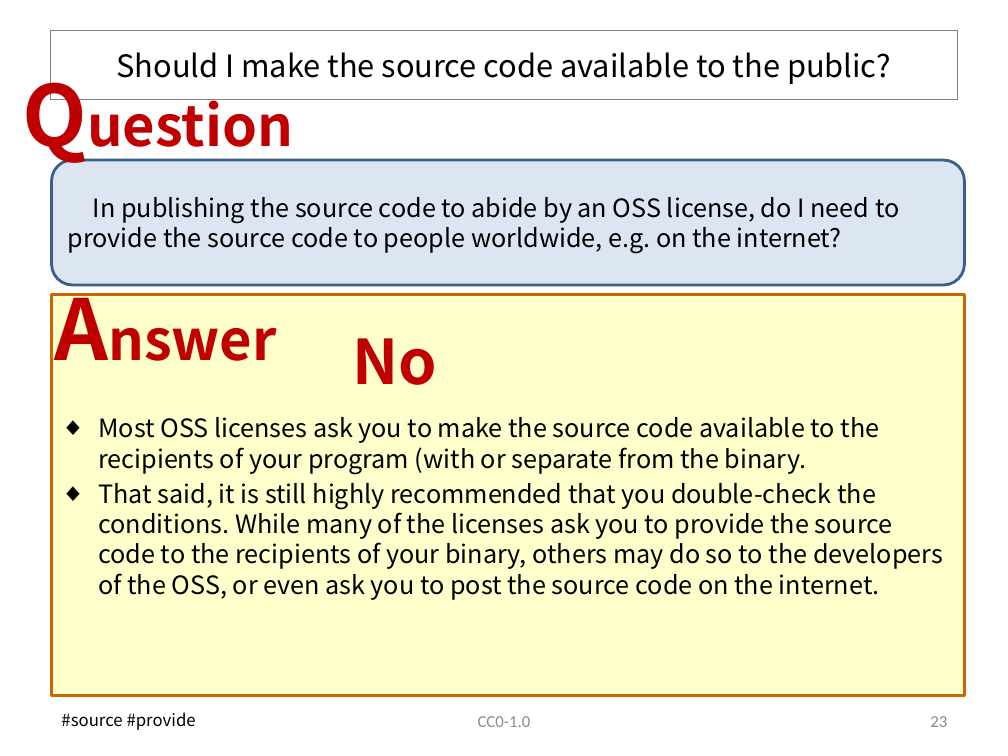
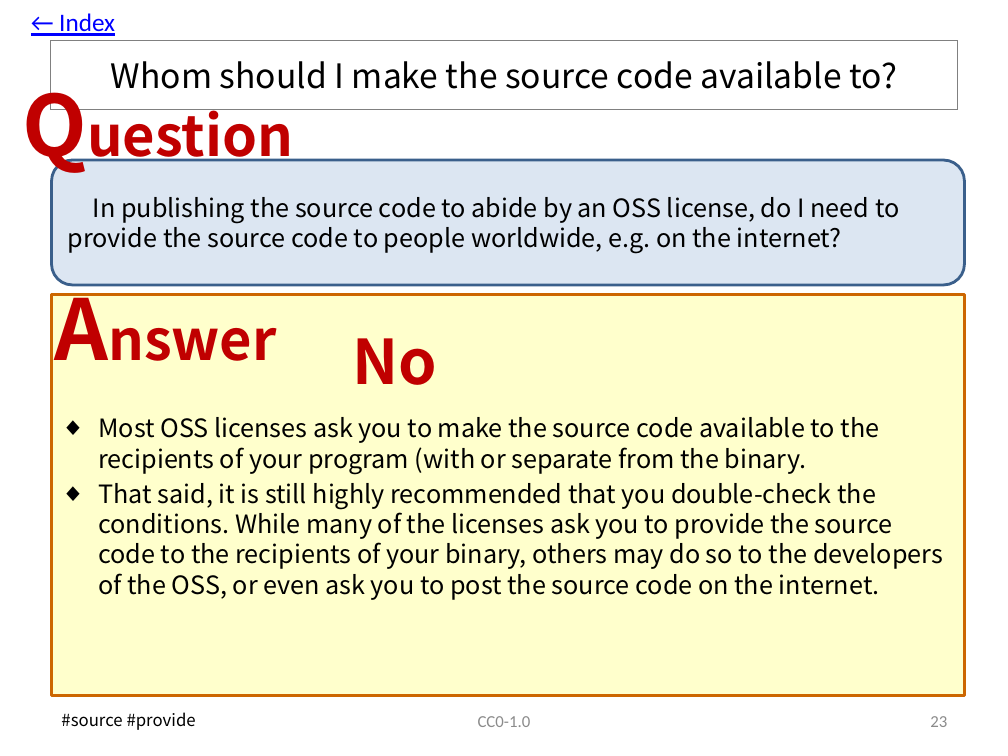
Before and after one commit to OpenChain-Project/OpenChain-JWG, a slide deck: slide 24 of Education_Material/FAQ/Misunderstandings_of_OSS_licenses_CC0.pptx. Drawn at 1008x756 pixels with LibreOffice and Linux fonts; fonts in the diff are those of the drawing. Boxes give left, top, right and bottom in pixels: in the first picture for what was removed or moved away, otherwise in the second. Text is boxed around its words. In the diff, an @@ line names an element or a change of style, - is before the commit and + after.

Commit message:
Update to V7.1. Added a link to the index.

```diff
--- a/Education_Material/FAQ/Misunderstandings_of_OSS_licenses_CC0.pptx
+++ b/Education_Material/FAQ/Misunderstandings_of_OSS_licenses_CC0.pptx
@@ text added at box(59, 13, 115, 36), 18 pt, text #0000FF, underline @@
+← Index
@@ title "Whom should I make the ...": place and size @@
-title "Whom should I make the ..." at box(50, 30, 958, 100)
+title "Whom should I make the ..." at box(50, 40, 958, 110)
@@ text "Question": place and size @@
-text "Question" at box(12, 57, 322, 169)
+text "Question" at box(12, 68, 322, 179)
@@ title at box(111, 61, 897, 89): text changed; size 22 to 24 pt @@
-Should I make the source code available to the public?
+Whom should I make the source code available to?
```
Also in this commit, not shown: 55 other slides changed.
